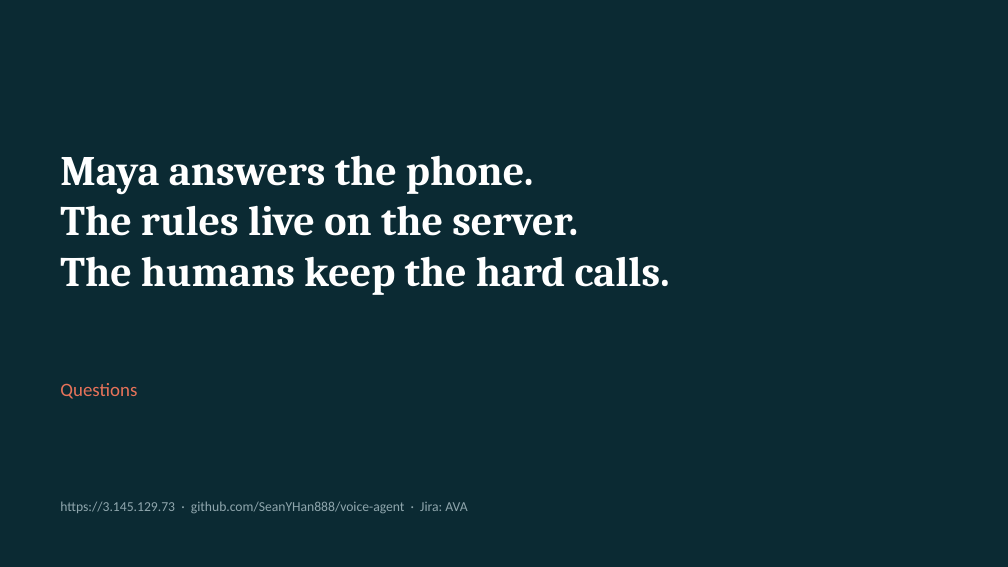
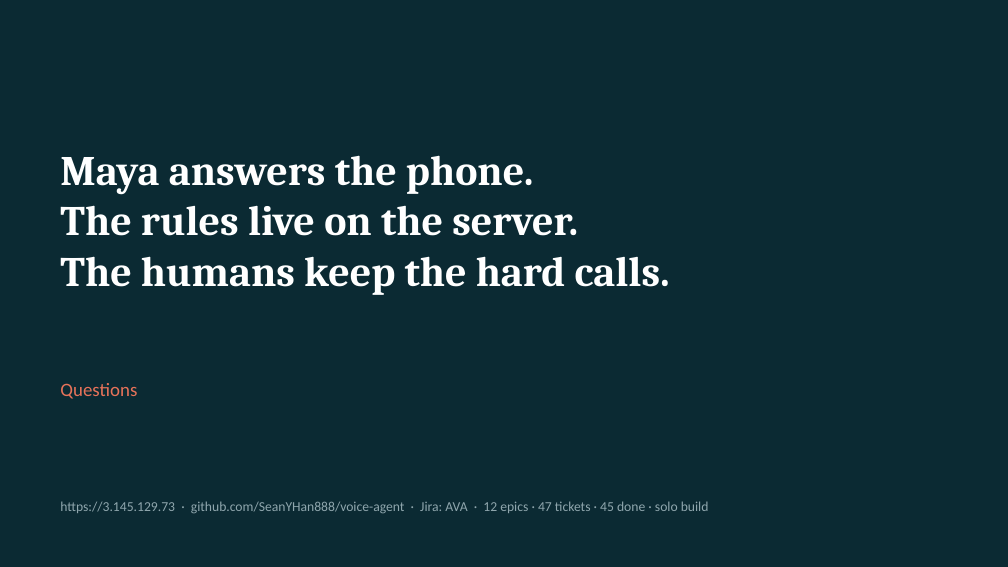
Before and after one commit to SeanYHan888/voice-agent, a slide deck: slide 28 of docs/presentation/maya-deck.pptx (slide 22 before the commit). Drawn at 1008x567 pixels with LibreOffice and Linux fonts; fonts in the diff are those of the drawing. Boxes give left, top, right and bottom in pixels: in the first picture for what was removed or moved away, otherwise in the second. Text is boxed around its words. In the diff, an @@ line names an element or a change of style, - is before the commit and + after.

```diff
--- a/docs/presentation/maya-deck.pptx
+++ b/docs/presentation/maya-deck.pptx
@@ text at [60, 501, 709, 513]: text changed @@
-https://3.145.129.73 · github.com/SeanYHan888/voice-agent · Jira: AVA
+https://3.145.129.73 · github.com/SeanYHan888/voice-agent · Jira: AVA · 12 epics · 47 tickets · 45 done · solo build
```
Also in this commit, not shown: 5 other slides changed, 22 slides added, 16 slides removed, 5 other files.
